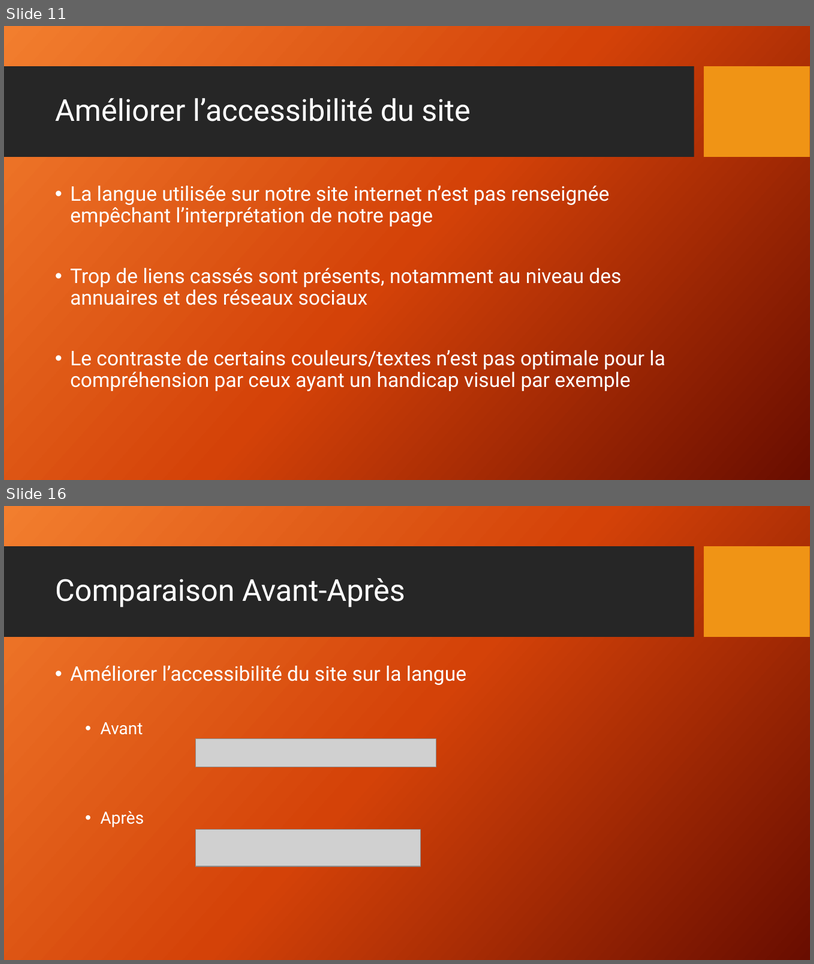
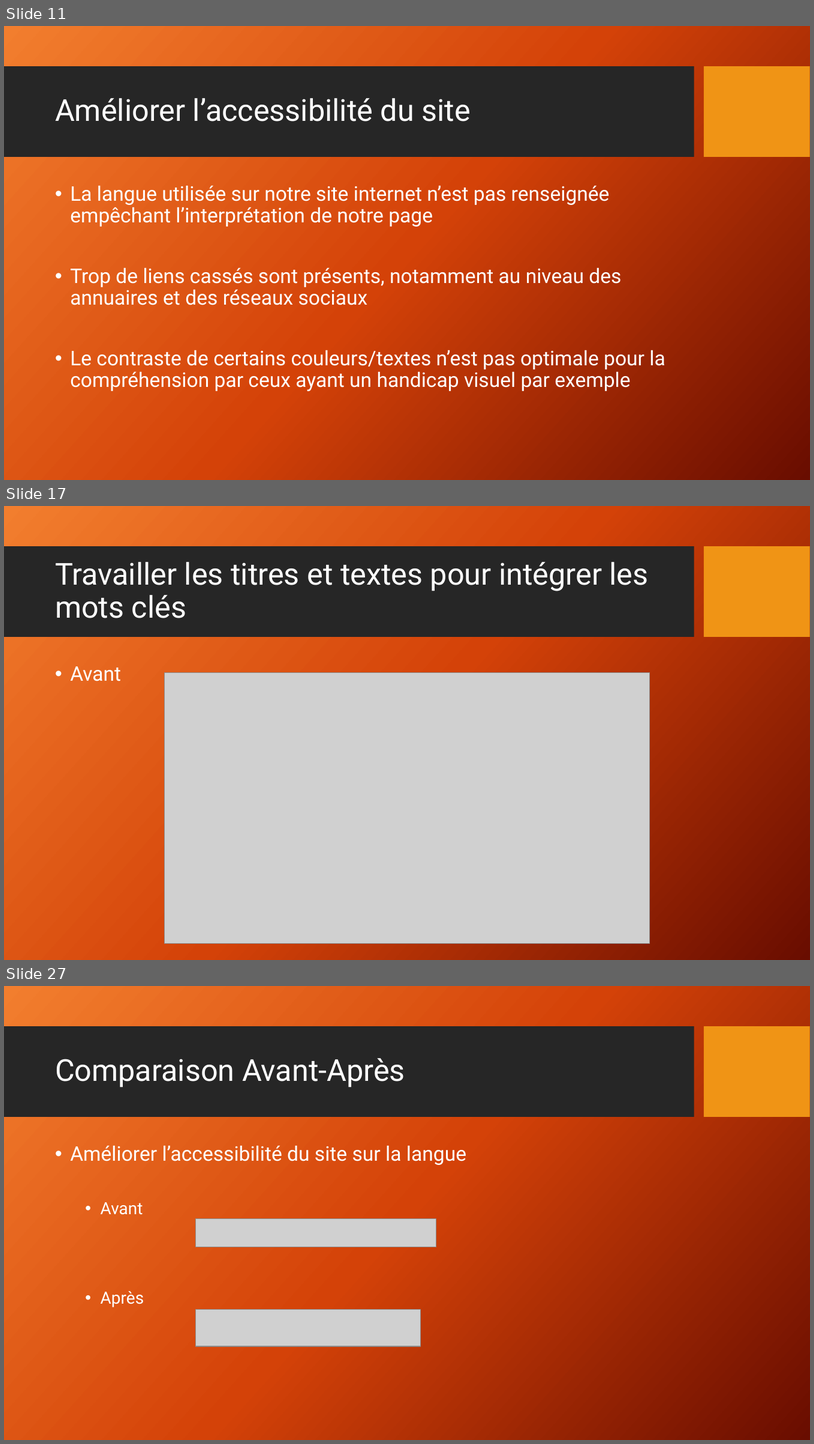
Before and after one commit to RichardZ1/Projet4_Referencement, a slide deck: Les 10 recommandations+Comparaison.pptx. Shown one above the other, each under a label of ours: slides 11 and 16 before the commit, slides 11, 17 and 27 after it; the slides between them are not shown. The pictures are 814x964 and 814x1444 pixels, drawn with LibreOffice and Linux fonts; fonts in the diff are those of the drawing; grey boxes stand for pictures; background and template pictures are left out. Boxes give left, top, right and bottom in pixels: in the first picture for what was removed or moved away, otherwise in the second. Text is boxed around its words. In the diff, an @@ line names an element or a change of style, - is before the commit and + after.

```diff
--- a/Les 10 recommandations+Comparaison.pptx
+++ b/Les 10 recommandations+Comparaison.pptx
@@ slide 17 added at (4, 506, 810, 960), background picture (left out); not listed: 2 template elements that a slide beside it also shows @@
@@ title added at (55, 562, 649, 618), 36 pt, text #FFFFFF @@
+Travailler les titres et textes pour intégrer les mots clés
@@ text added at (70, 666, 121, 681), 24 pt, text #FFFFFF @@
+• Avant
@@ picture added at (164, 672, 650, 943) @@
@@ what was slide 16 is now slide 27 @@
```
Also in this commit, not shown: 2 slides changed, 12 other slides added, 2 slides removed, 1 other file.
